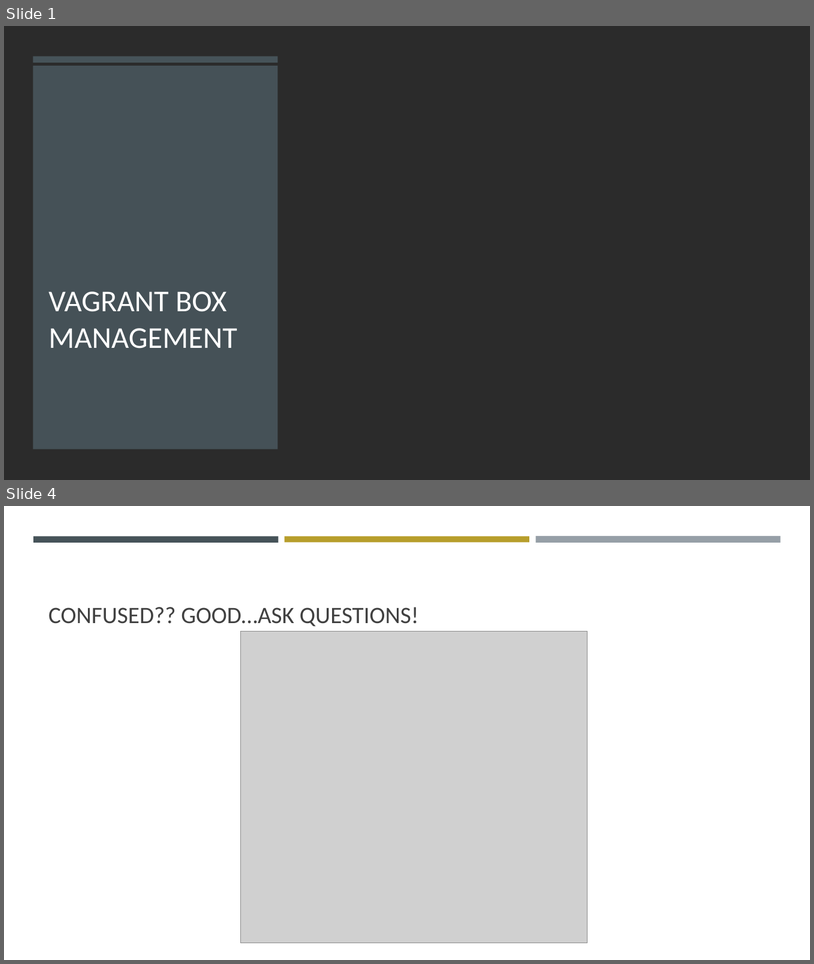
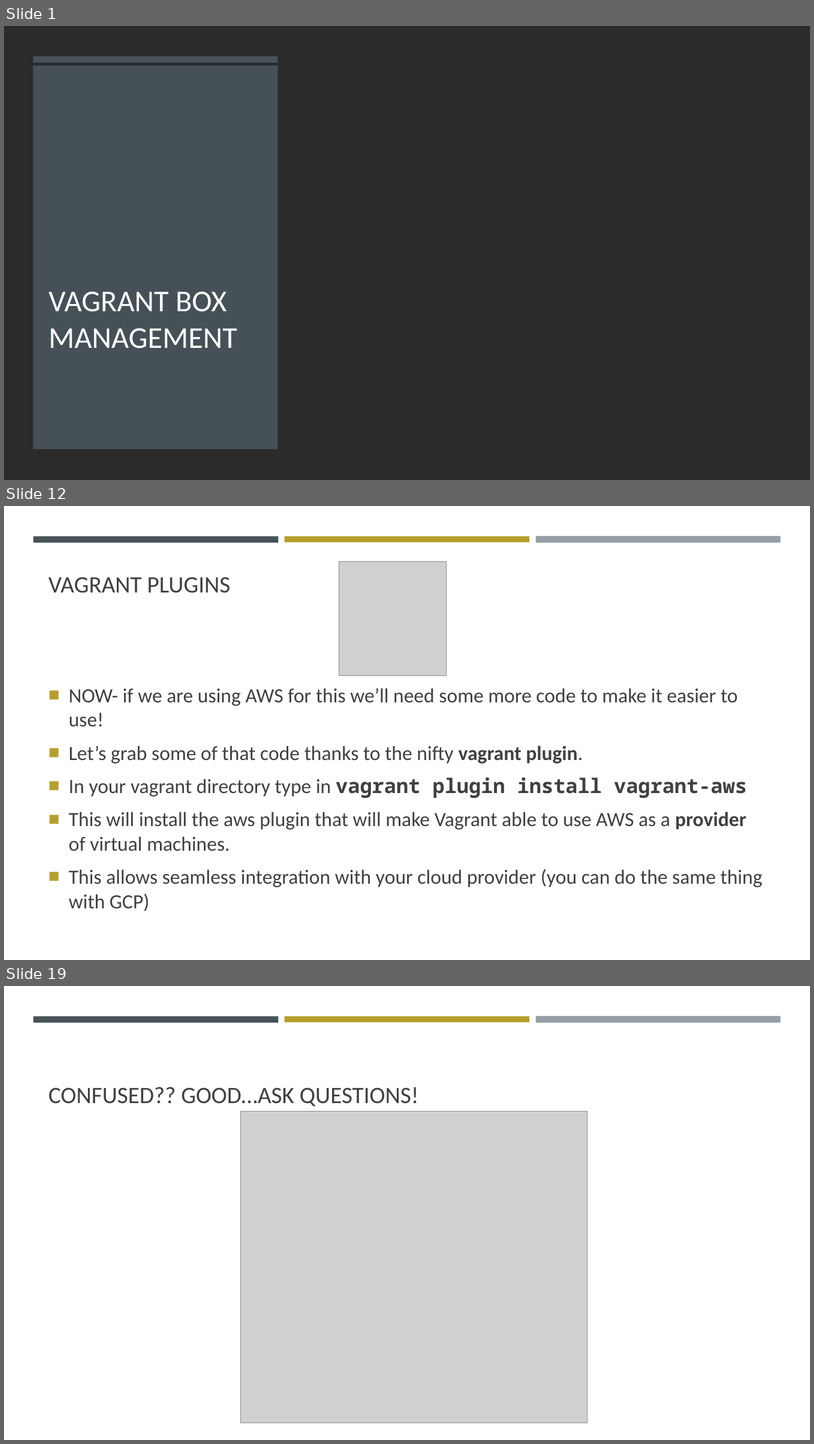
Before and after one commit to ferninphilly/accelebrate-vagrant-docker, a slide deck: module03/presentationThree.pptx. Shown one above the other, each under a label of ours: slides 1 and 4 before the commit, slides 1, 12 and 19 after it; the slides between them are not shown. The pictures are 814x964 and 814x1444 pixels, drawn with LibreOffice and Linux fonts; fonts in the diff are those of the drawing; grey boxes stand for pictures; background and template pictures are left out; a plain dark background stands for a picture behind light text. Boxes give left, top, right and bottom in pixels: in the first picture for what was removed or moved away, otherwise in the second. Text is boxed around its words. In the diff, an @@ line names an element or a change of style, - is before the commit and + after.

```diff
--- a/module03/presentationThree.pptx
+++ b/module03/presentationThree.pptx
@@ slide 12 added at (4,506,810,960), background #FFFFFF; not listed: 3 template elements that a slide beside it also shows @@
@@ title added at (48,577,231,593), 28 pt, text #404040 @@
+VAGRANT PLUGINS
@@ picture added at (339,562,447,675) @@
@@ text added at (69,688,763,911), 24 pt, text #404040 @@
+■ NOW- if we are using AWS for this we’ll need some more code to make it easier to use!
+■ Let’s grab some of that code thanks to the nifty vagrant plugin.
+■ In your vagrant directory type in vagrant plugin install vagrant-aws
+■ This will install the aws plugin that will make Vagrant able to use AWS as a provider of virtual machines.
+■ This allows seamless integration with your cloud provider (you can do the same thing with GCP)
@@ what was slide 4 is now slide 19 @@
```
Also in this commit, not shown: 2 slides changed, 14 other slides added.
